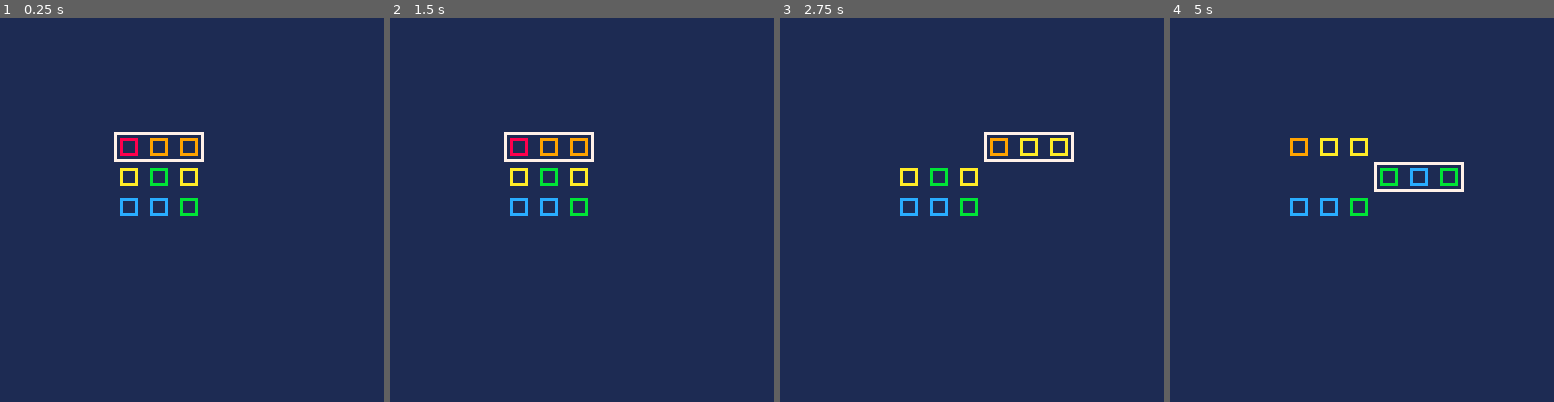
Above: before the commit, frames 1-4 (left to right).
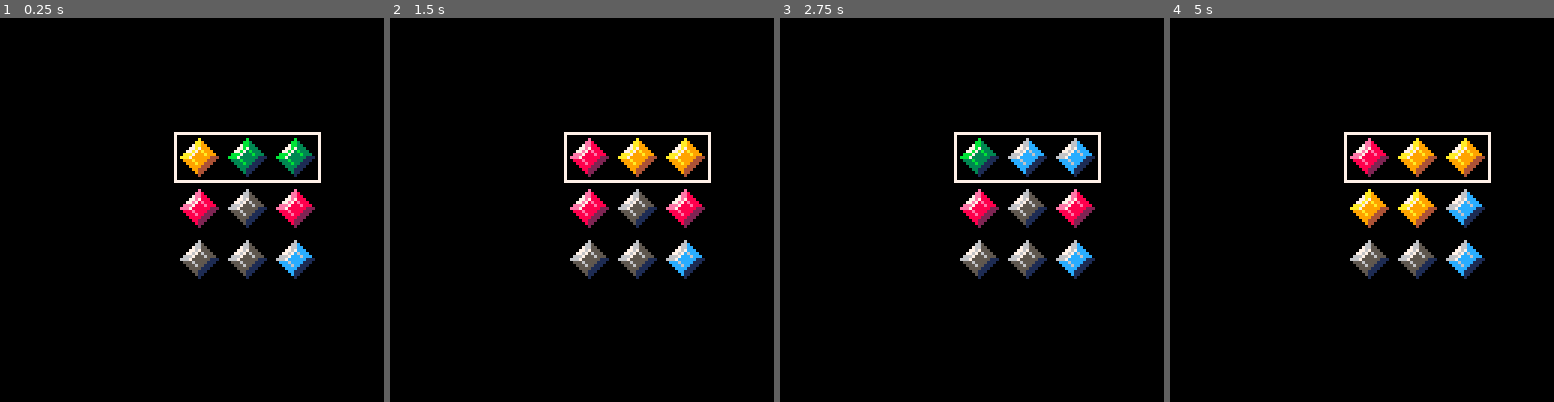
Above: after the commit, the same moments.

Repository: Gecko05/GaussAlchemy
Game: PICO-8 cartridge gauss.p8
Same seed, same stepped clock (60 frames per second), same inputs: the game is played once before the commit and once after it.
Inputs:
- Up to frame 1 (0.25 s): no input
- Up to frame 2 (1.5 s): tap O (Z key) at 0.7 s
- Up to frame 3 (2.75 s): hold Right 1.6-2.1 s; tap O (Z key) at 1.7, 2.1, 2.5 s; hold Up 2.15-2.42 s; hold Right from 2.47 s (still down)
- Up to frame 4 (5 s): tap O (Z key) every 0.4 s from 2.9 to 4.9 s; release Right at 3.03 s; hold Left 3.08-3.58 s; hold Down 3.63-3.97 s; hold Right 4.02-4.68 s; hold Up from 4.73 s (still down)

The runs differ from the first frame. In frame 1, 99% of the frame differs, in the area x 0-100%, y 0-100%; in frame 2, 99%; in frame 3, 99%; in frame 4, 100%.

Commit message:
Add files via upload

Diff:
--- a/gauss.p8
+++ b/gauss.p8
@@ -4,15 +4,18 @@
 -- gauss alchemy
 -- puzzle game inspired by gauss jordan
 
-local sx0 = 40
+local sx0 = 60
 local sy0 = 40
-local tx0 = 3*10
+local tx0 = 3*16
 local wh = 5
 
 local matrix = {}
 local debug = 1
-local dbmatrix = {{-2, -1, -1},{0, 1, 0},{2, 2, 1}}
+local mini = -2
+local maxi = 2
+local dbmatrix = {{0,-1, -1},{1, 2, 1},{2, 2, -2}}
 local nrows = 3
+local sprinc = 32
 local initialstate = 1
 local sel = {n = 0, state = initialstate}
 local factor = 1
@@ -34,22 +37,24 @@
 
 function row:draw()
     for i = 0, nrows-1 do
-        local dx = (i %3) * 10
+        local dx = (i %3) * 16
         if self.state == 2 then
             dx = dx + tx0
         elseif self.state == 0 then
             dx = dx - tx0
         end
-        local dy = (self.n - 1) * 10
+        local dy = (self.n - 1) * 17
         local x0 = sx0 + dx
         local y0 = sy0 + dy
-        rect(x0, y0, x0+wh, y0+wh, self.gems[i+1]+10)
+        local sprgem = (self.gems[i+1] + 2) * 32
+        spr(sprgem, x0, y0, 2, 2)
+        --rect(x0, y0, x0+wh, y0+wh, -self.gems[i+1]+10)
     end
 end
 
 function drawsel()
-    local w = 29
-    local h = 9
+    local w = 48
+    local h = 16
     local margin = 2
     local y0 = (sel.n*(h + 1)) + sy0 - margin
     local x0 = sx0 - margin
@@ -74,7 +79,7 @@
 end
 
 function _draw()
- cls(1)
+ cls(0)
  drawmatrix()
  drawduplicate()
  drawsel()
@@ -89,8 +94,17 @@
     end
 end
 ---------------------------- u p d a t e --------------------
+function clonetable(t)
+    x = {}
+    for k, v in pairs(t) do
+        add(x, v)
+    end
+    return x
+end
+
 function duplicaterow(r)
-    drow = row:new(r.n, r.gems, 0, r.n)
+    newgems = clonetable(r.gems)
+    drow = row:new(r.n, newgems, 0, r.n)
 end
 
 function addrows(r)
@@ -98,11 +112,14 @@
         for i = 1,nrows do
             local gem1 = matrix[r.n].gems[i]
             local gem2 = drow.gems[i]
-            gem1 = gem1 + gem2
-            if gem1 > 2 then
-                gem1 = -2
-            elseif gem1 < -2 then
-                gem1 = 2
+            if gem1 ~= gem2 then
+                gem1 = gem1 + gem2
+            end
+            -- control overflow
+            if gem1 > maxi then
+                gem1 = mini
+            elseif gem1 < mini then
+                gem1 = maxi
             end
             matrix[r.n].gems[i] = gem1
         end
@@ -117,9 +134,6 @@
         addrows(r)
         drow = nil
         sel.state = 1
-    elseif d == 1 and sel.state < 2 then
-        r.state = r.state + 1
-        sel.state = r.state
     elseif d == 0 and sel.state > 1 then
         r.state = r.state - 1
         sel.state = r.state
@@ -130,27 +144,37 @@
     end
 end
 
-function transmuterow(r)
-    for i=1, nrows do
-        local rowg = matrix[r].gems
-        local gem = rowg[i]
-        gem = gem + factor
-        if gem < -2 then
-            gem = 2
-        elseif gem > 2 then
-            gem = -2
-        end
-        matrix[r].gems[i] = gem
-        printh(gem, 'debug.txt', true)
+function transmuterow()
+    if sel.state == 1 then
+        for i=1, nrows do
+            local rowg = matrix[sel.n + 1].gems
+            local gem = rowg[i]
+            gem = gem + factor
+            if gem < mini then
+                gem = maxi
+            elseif gem > maxi then
+                gem = mini
+            end
+            matrix[sel.n + 1].gems[i] = gem
+        end
+    elseif sel.state == 0 then
+        for i=1, nrows do
+            local rowg = drow.gems
+            local gem = rowg[i]
+            gem = gem + factor
+            if gem < mini then
+                gem = maxi
+            elseif gem > maxi then
+                gem = mini
+            end
+            drow.gems[i] = gem
+        end
     end
 end
 
 function processup()
     if sel.n > 0 and sel.state == 1 then
         sel.n = sel.n - 1
-    elseif sel.state == 2 then -- transmutation
-        factor = 1
-        transmuterow(sel.n+1)
     elseif sel.state == 0 and sel.n > 0 then -- duplicate and add
         sel.n = sel.n - 1
         drow.n = sel.n + 1
@@ -160,9 +184,6 @@
 function processdown()
     if sel.n < 2 and sel.state == 1 then
         sel.n = sel.n + 1
-    elseif sel.state == 2 then -- transmutation
-        factor = -1
-        transmuterow(sel.n+1)
     elseif sel.state == 0 and sel.n < 2 then
         sel.n = sel.n + 1
         drow.n = sel.n + 1
@@ -170,7 +191,9 @@
 end
 
 function _update()
- if btnp(3) then
+ if btnp(4) then
+  transmuterow()
+ elseif btnp(3) then
   processdown()
  elseif btnp(2) then
   processup()
Not shown, changed: 77 lines of the sprite sheet (__gfx__) section of gauss.p8
